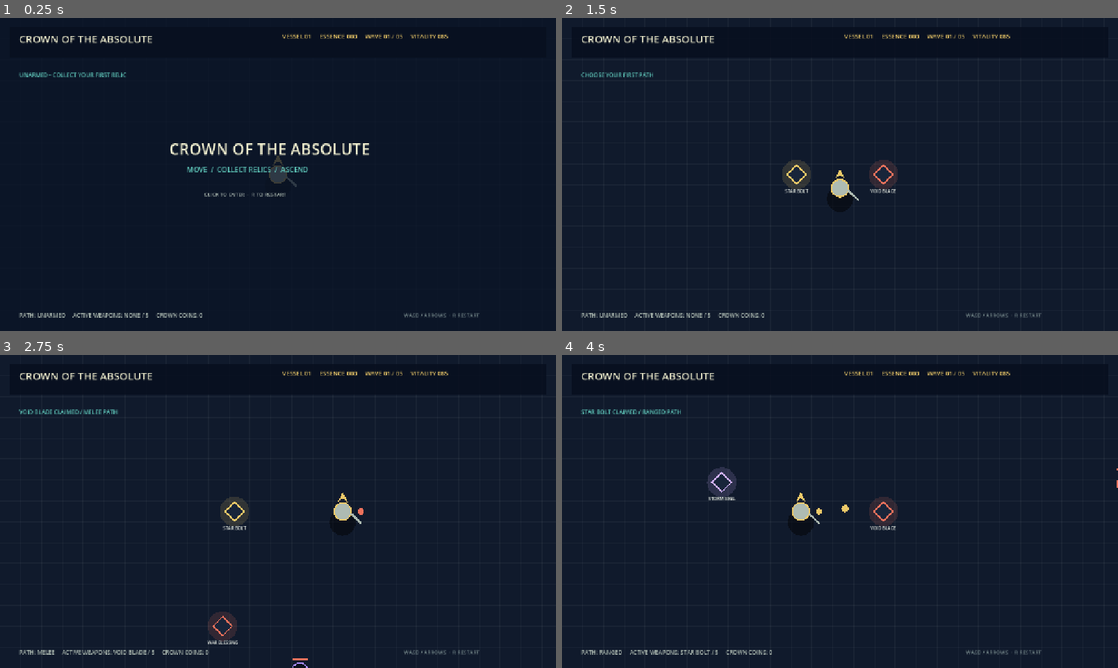
Above: before the commit, frames 1-4 (two rows, left to right).
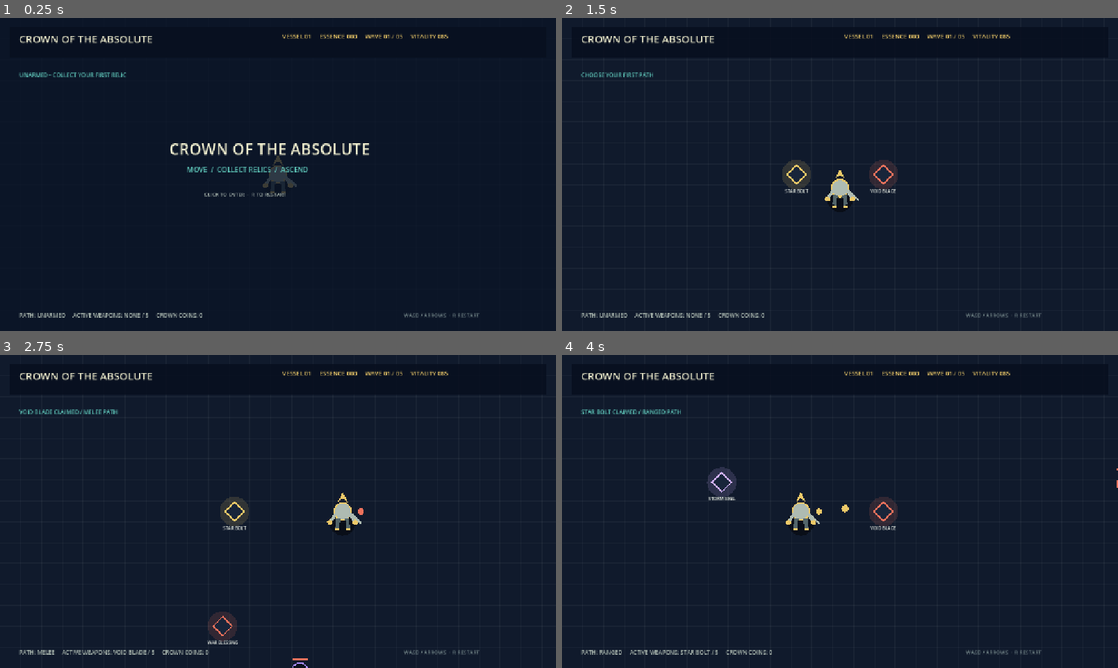
Above: after the commit, the same moments.

Repository: domaki7/new-project
Game: Godot game, scene res://main.tscn
The game is run twice, just before and just after one commit, with the same random seed, the same clock (stepped at 60 frames per second) and the same inputs.
Inputs (mouse positions are in pixels of both pictures, inside the frame that each line leads up to):
- Up to frame 1 (0.25 s): no input
- Up to frame 2 (1.5 s): tap Enter at 0.5 s; move the mouse to (962, 158) at 0.52 s; hold D 0.53-1.28 s; tap R at 0.6, 1.35 s; click (962, 158) at 0.67 s; move the mouse to (728, 190) at 1.27 s; hold S from 1.28 s (still down)
- Up to frame 3 (2.75 s): move the mouse to (333, 442) at 2.02 s; release S at 2.03 s; hold D from 2.03 s (still down); tap R at 2.1 s
- Up to frame 4 (4 s): move the mouse to (812, 574) at 2.77 s; release D at 2.78 s; hold W 2.78-3.53 s; tap R at 2.85, 3.6 s; click (812, 574) at 2.92 s; move the mouse to (1006, 558) at 3.52 s; hold A from 3.53 s (still down)

The runs differ from the first frame. In frame 1, less than 0.1% of the frame differs, in the area x 47-53%, y 51-56%; in frame 2, 0.1%; in frame 3, 0.1%; in frame 4, 0.1%, in the area x 40-46%, y 50-56%.

Commit message:
Show Godot melee sword swings

Diff:
--- a/godot/main.gd
+++ b/godot/main.gd
@@ -345,6 +345,18 @@
     if player:
         draw_circle(player.position + Vector2(0, 25), 30, Color(0, 0, 0, .45)); draw_circle(player.position, 20, Color("aebbb2")); draw_arc(player.position, 20, 0, TAU, 16, Color("edc968"), 3.0)
         var crown := PackedVector2Array([player.position + Vector2(-12, -21), player.position + Vector2(0, -45), player …(213 unchanged characters)…
+        draw_line(player.position + Vector2(-16, 5), player.position + Vector2(-29, 25), Color("aebbb2"), 7.0); draw_line(player.position + Vector2(16, 5), player.position + Vector2(29, 25), Color("aebbb2"), 7.0)
+        draw_circle(player.position + Vector2(-29, 25), 6, Color("edc968")); draw_circle(player.position + Vector2(29, 25), 6, Color("edc968"))
+        draw_line(player.position + Vector2(-10, 16), player.position + Vector2(-13, 39), Color("53656a"), 9.0); draw_line(player.position + Vector2(10, 16), player.position + Vector2(13, 39), Color("53656a"), 9.0)
+        draw_line(player.position + Vector2(-18, 42), player.position + Vector2(-8, 42), Color("edc968"), 5.0); draw_line(player.position + Vector2(8, 42), player.position + Vector2(18, 42), Color("edc968"), 5.0)
+        if equipped.has("VOID BLADE") and blade_flash > 0.0:
+            var swing_progress: float = 1.0 - blade_flash / 0.3
+            var swing_angle: float = blade_angle - 1.15 + swing_progress * 2.3
+            var sword_start: Vector2 = player.position + Vector2(cos(swing_angle), sin(swing_angle)) * 18.0
+            var sword_end: Vector2 = player.position + Vector2(cos(swing_angle), sin(swing_angle)) * 82.0
+            draw_line(sword_start, sword_end, Color("dbe6df"), 10.0); draw_line(sword_start, sword_end, Color("ffffff"), 2.0)
+            draw_line(sword_start + Vector2(-sin(swing_angle), cos(swing_angle)) * 11.0, sword_start + Vector2(sin(swing_angle), -cos(swing_angle)) * 11.0, Color("edc968"), 5.0)
+            draw_arc(player.position, 75.0, swing_angle - .7, swing_angle + .7, 20, Color(1.0, .94, .55, blade_flash / .3), 4.0)
         for index in equipped.size(): draw_circle(player.position + Vector2(cos(index * TAU / max(1, equipped.size())), sin(index * TAU / max(1, equipped.size()))) * 42.0, 7.0, WEAPONS[equipped[index]].color)
     if mode == "start": draw_rect(Rect2(Vector2.ZERO, ARENA_SIZE), Color(0.04, 0.08, 0.15, .78)); draw_string(ThemeDB.f …(396 unchanged characters)…
     if mode == "ascension": draw_rect(Rect2(Vector2.ZERO, ARENA_SIZE), Color(0.04, 0.08, 0.15, .9)); draw_string(ThemeD …(1036 unchanged characters)…
